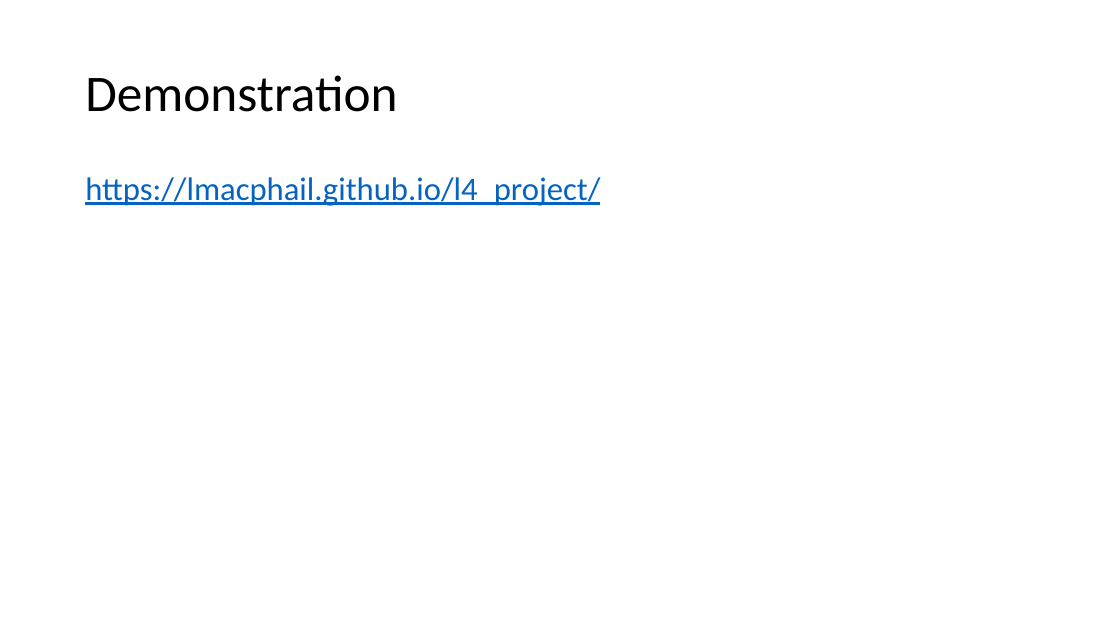
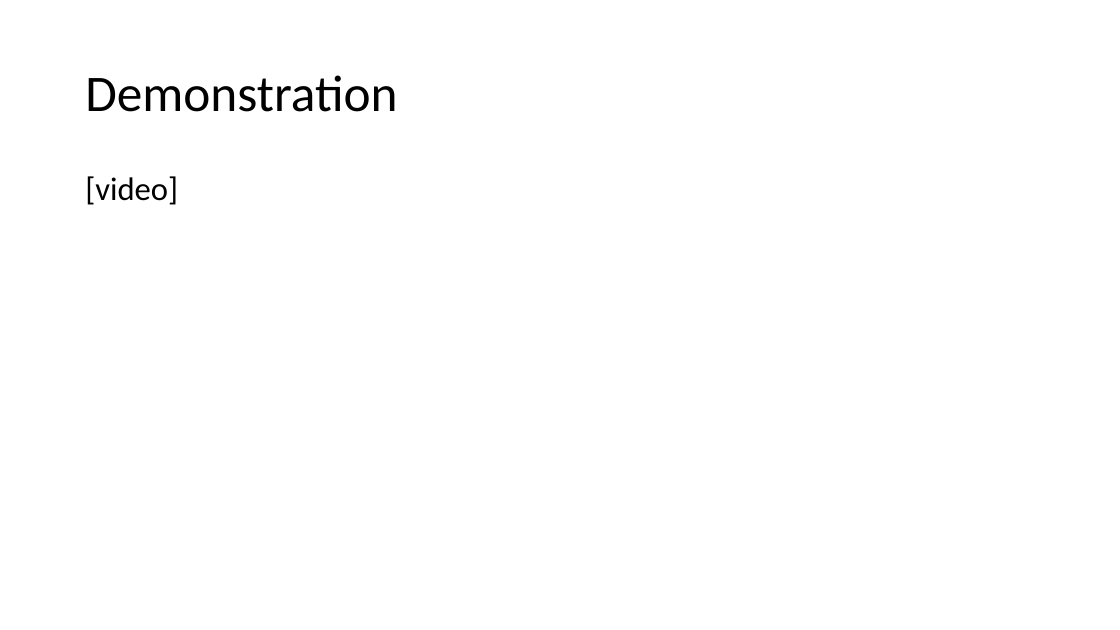
Before and after one commit to LMacPhail/ford-fulkerson, a slide deck: slide 7 of presentation-slides.pptx. Drawn at 1120x630 pixels with LibreOffice and Linux fonts; fonts in the diff are those of the drawing. Boxes give left, top, right and bottom in pixels: in the first picture for what was removed or moved away, otherwise in the second. Text is boxed around its words. In the diff, an @@ line names an element or a change of style, - is before the commit and + after.

```diff
--- a/presentation-slides.pptx
+++ b/presentation-slides.pptx
@@ text at (x1=85, y1=176, x2=178, y2=205): text changed; text colour #0563C1 to #000000 @@
-https://lmacphail.github.io/l4_project/
+[video]
```
Also in this commit, not shown: 5 other slides changed, 1 slide added, 1 slide removed, 3 other files.
